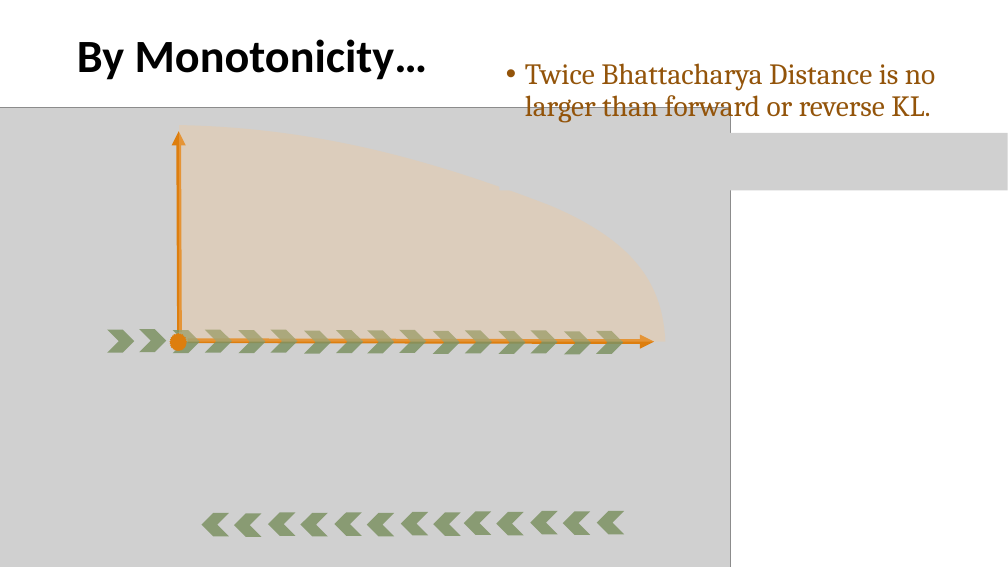
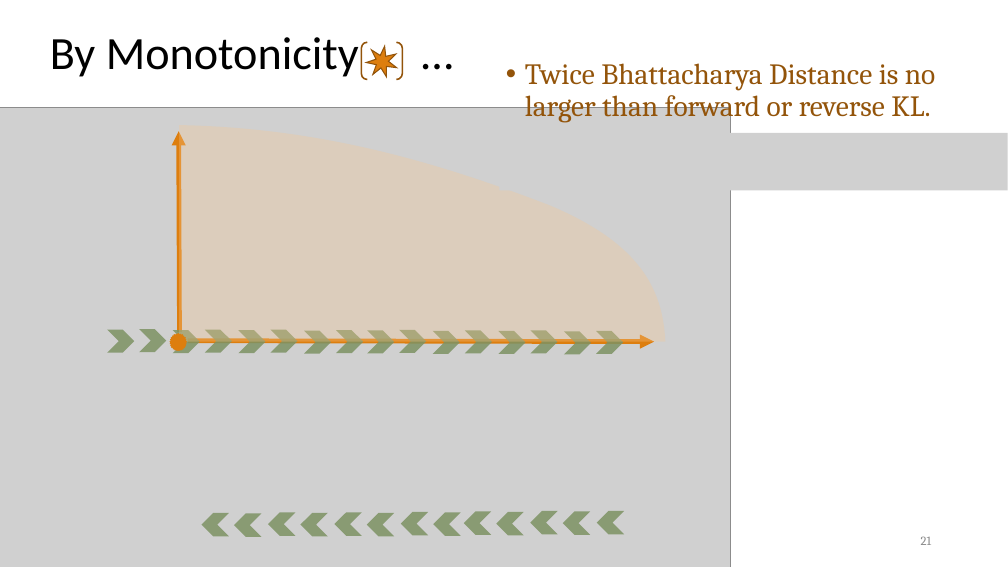
Before and after one commit to orichardson/pdg-expts, a slide deck: slide 21 of present/AISTATS-2022/one-true-loss.pptx. Drawn at 1008x567 pixels with LibreOffice and Linux fonts; fonts in the diff are those of the drawing; grey boxes stand for pictures. Boxes give left, top, right and bottom in pixels: in the first picture for what was removed or moved away, otherwise in the second. Text is boxed around its words. In the diff, an @@ line names an element or a change of style, - is before the commit and + after.

```diff
--- a/present/AISTATS-2022/one-true-loss.pptx
+++ b/present/AISTATS-2022/one-true-loss.pptx
@@ title at (50,37,359,77): text changed; bold off @@
-By Monotonicity…
+By Monotonicity …
@@ bracket pair added at (361,42,402,79), outline #93540A 1.5 pt @@
@@ star added at (365,44,400,78), fill #DD7E0E, outline #93540A 1 pt @@
@@ page number added at (921,536,931,545), 12 pt, text #8C8C8C @@
+21
```
Also in this commit, not shown: 27 other slides changed.
